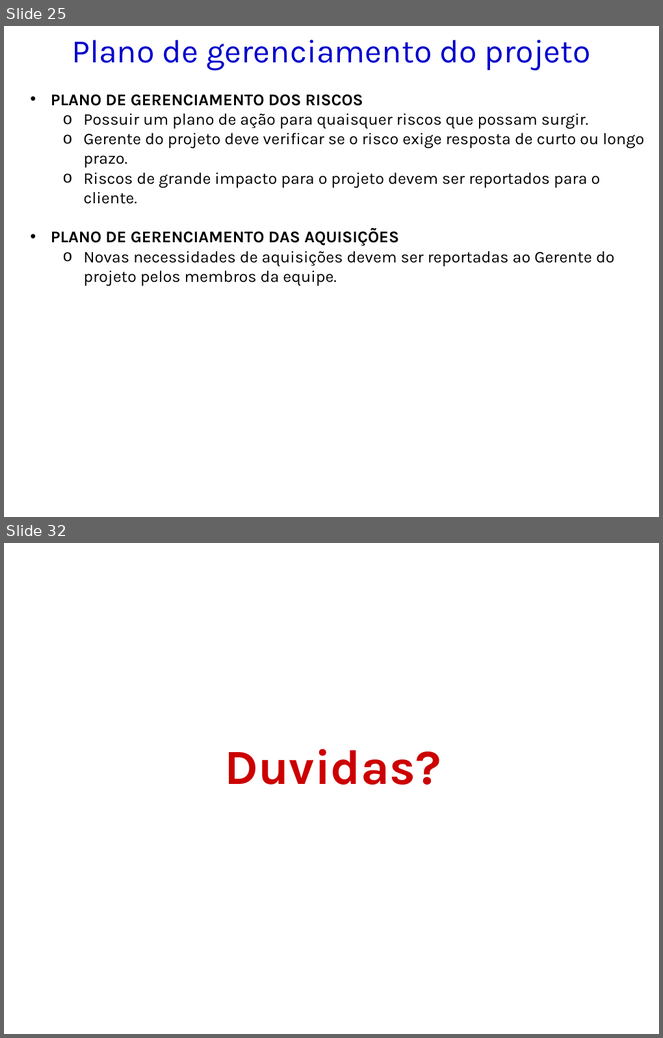
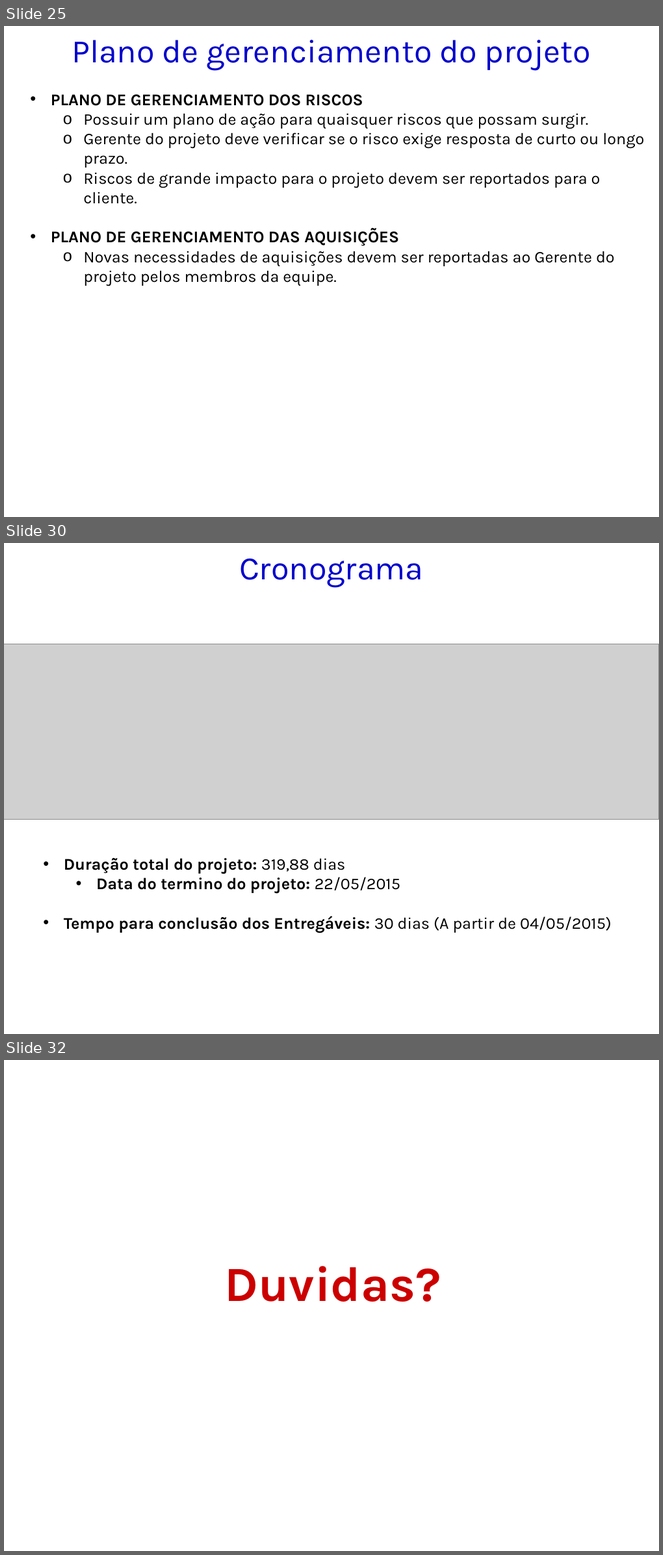
Before and after one commit to kokmz/TCCHUE, a slide deck: Arquivos do Anselmo preencidos - Semestre passado/GPS_2014_Modelo de Apresentação_PI.pptx. Shown one above the other, each under a label of ours: slides 25 and 32 before the commit, slides 25, 30 and 32 after it; the slides between them are not shown. The pictures are 663x1038 and 663x1555 pixels, drawn with LibreOffice and Linux fonts; fonts in the diff are those of the drawing; grey boxes stand for pictures; background and template pictures are left out. Boxes give left, top, right and bottom in pixels: in the first picture for what was removed or moved away, otherwise in the second. Text is boxed around its words. In the diff, an @@ line names an element or a change of style, - is before the commit and + after.

```diff
--- a/Arquivos do Anselmo preencidos - Semestre passado/GPS_2014_Modelo de Apresentação_PI.pptx
+++ b/Arquivos do Anselmo preencidos - Semestre passado/GPS_2014_Modelo de Apresentação_PI.pptx
@@ slide 30 added at (4,543,659,1034), background picture (left out) @@
@@ title added at (239,558,424,588), 36 pt, text #0000CC @@
+Cronograma
@@ picture added at (4,644,659,820) @@
@@ text added at (64,858,612,933), 18 pt, text #000000, bold @@
+  • Duração total do projeto: 319,88 dias
+    • Data do termino do projeto: 22/05/2015
+  • Tempo para conclusão dos Entregáveis: 30 dias (A partir de 04/05/2015)
```
Also in this commit, not shown: 5 slides changed, 1 slide removed.
